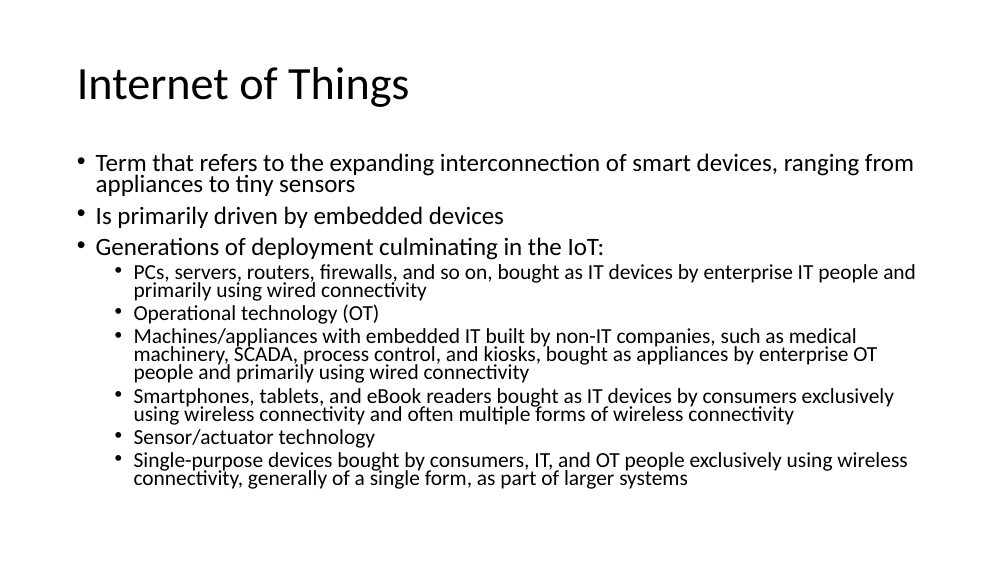
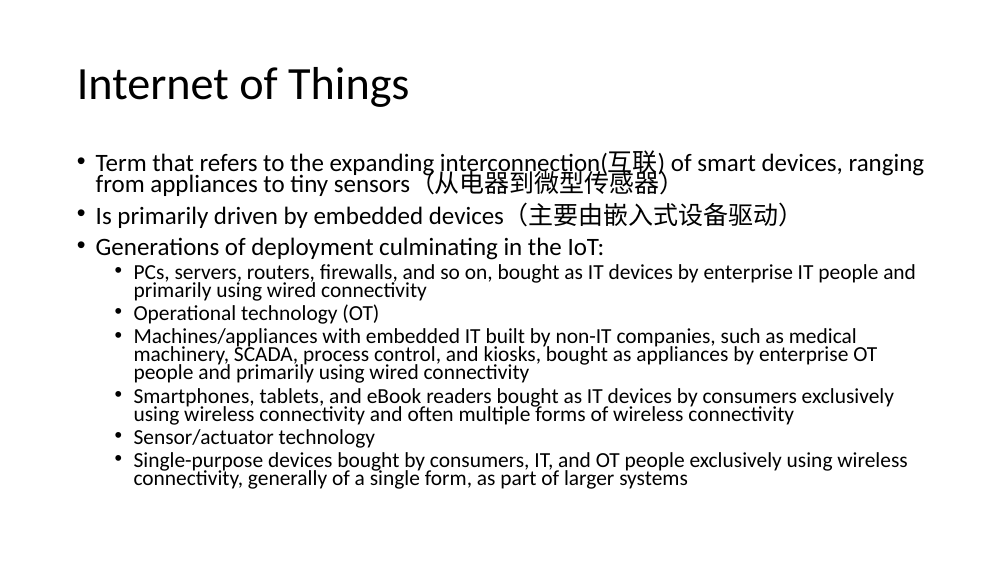
Before and after one commit to vcboy1/Leeds, a slide deck: slide 30 of 26fall/1860/Lecture/Week1/Lecture 1.1.2.pptx. Drawn at 1008x567 pixels with LibreOffice and Linux fonts; fonts in the diff are those of the drawing; background and template pictures are left out. Boxes give left, top, right and bottom in pixels: in the first picture for what was removed or moved away, otherwise in the second. Text is boxed around its words. In the diff, an @@ line names an element or a change of style, - is before the commit and + after.

Commit message:
add embedded systems

```diff
--- a/26fall/1860/Lecture/Week1/Lecture 1.1.2.pptx
+++ b/26fall/1860/Lecture/Week1/Lecture 1.1.2.pptx
@@ text at [96,151,925,228]: text changed @@
-• Term that refers to the expanding interconnection of smart devices, ranging from appliances to tiny sensors
-• Is primarily driven by embedded devices
+• Term that refers to the expanding interconnection(互联) of smart devices, ranging from appliances to tiny sensors（从电器到微型传感器）
+• Is primarily driven by embedded devices（主要由嵌入式设备驱动）
```
Also in this commit, not shown: 2 other slides changed, 10 other files.
